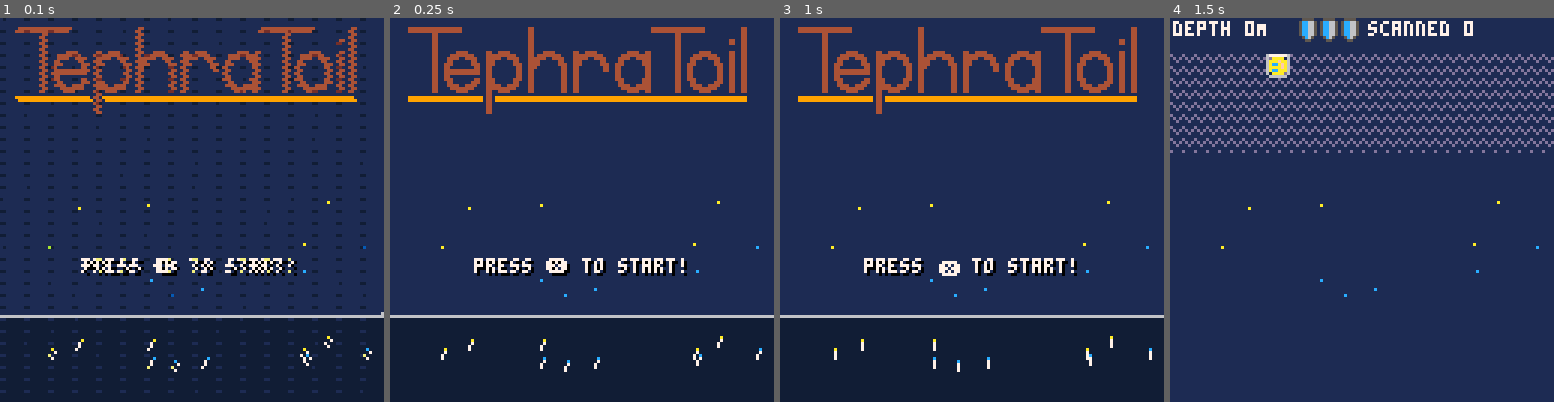
Above: before the commit, frames 1-4 (left to right).
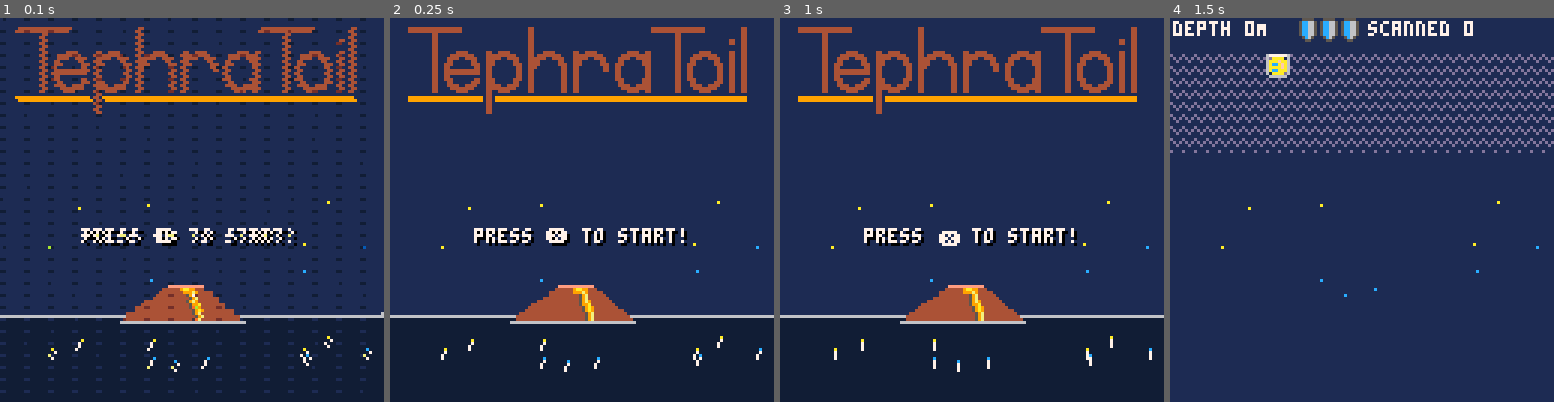
Above: after the commit, the same moments.

Repository: broquaint/pico8-carts
Game: PICO-8 cartridge tephratoil.p8
Same seed, same stepped clock (60 frames per second), same inputs: the game is played once before the commit and once after it.
Inputs:
- Up to frame 1 (0.1 s): no input
- Up to frame 2 (0.25 s): no input
- Up to frame 3 (1 s): tap O (Z key) at 0.33, 0.7 s
- Up to frame 4 (1.5 s): tap X (X key) at 1.07 s; tap O (Z key) at 1.43 s

The runs differ from the first frame. In frame 1, 5.2% of the frame differs, in the area x 21-78%, y 54-80%; in frame 2, 5.2%; in frame 3, 5.0%; in frame 4, nothing differs.

Commit message:
Add a volcano to the title screen
Me no do pixel art good.

Diff:
--- a/tephratoil.p8
+++ b/tephratoil.p8
@@ -1089,7 +1089,7 @@
       end
       sspr(14*8, 24, 16, 8, g.x, body_y+8)
    end
-   pal(moss, moss)
+   --pal(moss, moss)
 
    spr(player.sprite, player.x, player.y)
    -- rect(player.x + 1, player.y + 1, player.x + 6, player.y + 6, lime)
@@ -1115,7 +1115,7 @@
 
 function draw_title()
    cls(storm)
-   sspr(0, 32, 15 * 8, 48, 3, 0)
+   sspr(0, 32, 15 * 8, 32, 3, 0)
 
    for star in all(stars) do
          pset(star.x, star.y, star.colour)
@@ -1124,21 +1124,29 @@
    -- TODO Cool stuff!
 
    if frame_count % 60 < 30 then
-      print('press ❎ to start!', 29, 81, black)
-      print('press ❎ to start!', 28, 80, white)
+      print('press ❎ to start!', 29, 71, black)
+      print('press ❎ to start!', 28, 70, white)
    else
-      print('press    to start!', 29, 81, black)
-      print('      ❎'          , 29, 81, white)
-      print('press    to start!', 28, 80, white)
+      print('press    to start!', 29, 71, black)
+      print('      ❎'          , 29, 71, white)
+      print('press    to start!', 28, 70, white)
    end
 
    pal(dusk, midnight, 1)
    line(0, 99, 127, 99, silver)
    rectfill(0, 100, 127, 127, dusk)
+
    for r in all(reflections) do
       line(r.x+1, r.y, r.tx, r.y+3, white)
       pset(r.x+1, r.y, r.star.colour)
    end
+
+   pal(lime, (frame_count % 90 < 60) and coral
+       or (frame_count % 60 < 30) and pink or amber, 1)
+   pal(moss, (frame_count % 90 < 60) and sand
+       or (frame_count % 60 < 30) and amber or lemon, 1)
+   sspr(6, 64, 42, 32, 40, 85)
+   pal(lime, lime)
 end
 
 function _draw()
Not shown, changed: 34 lines of the sprite sheet (__gfx__) section of tephratoil.p8
